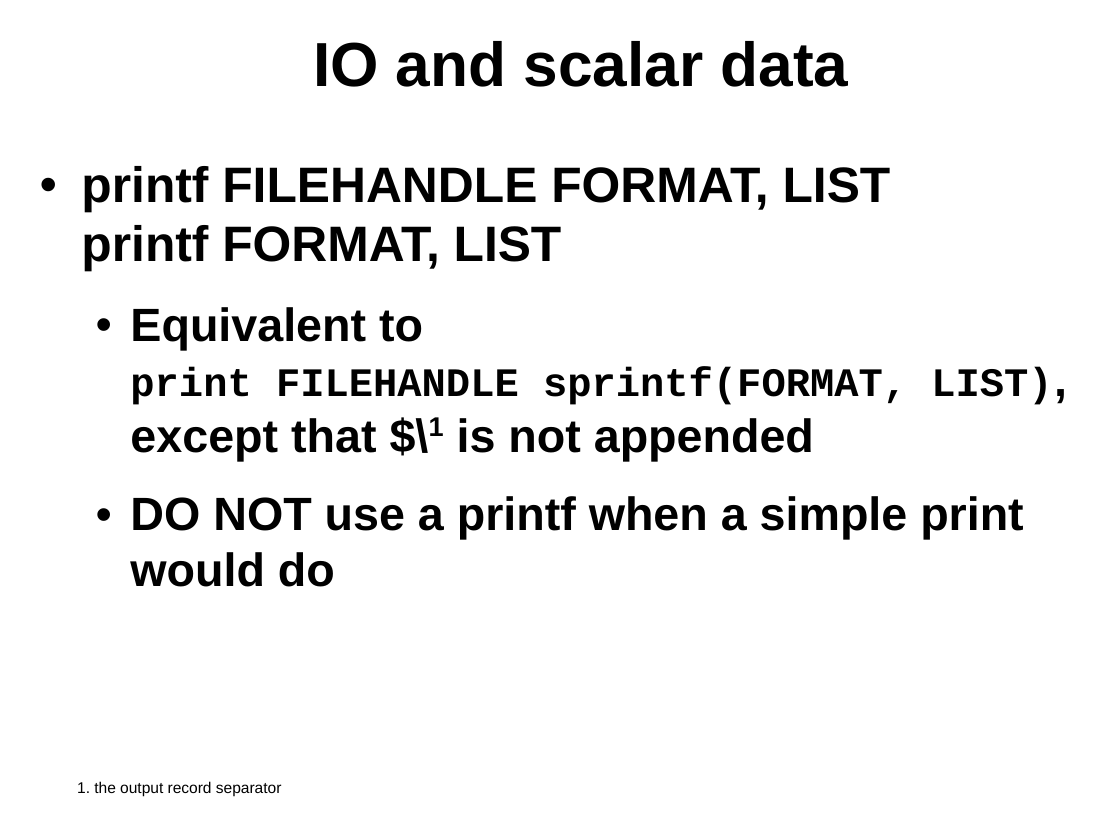
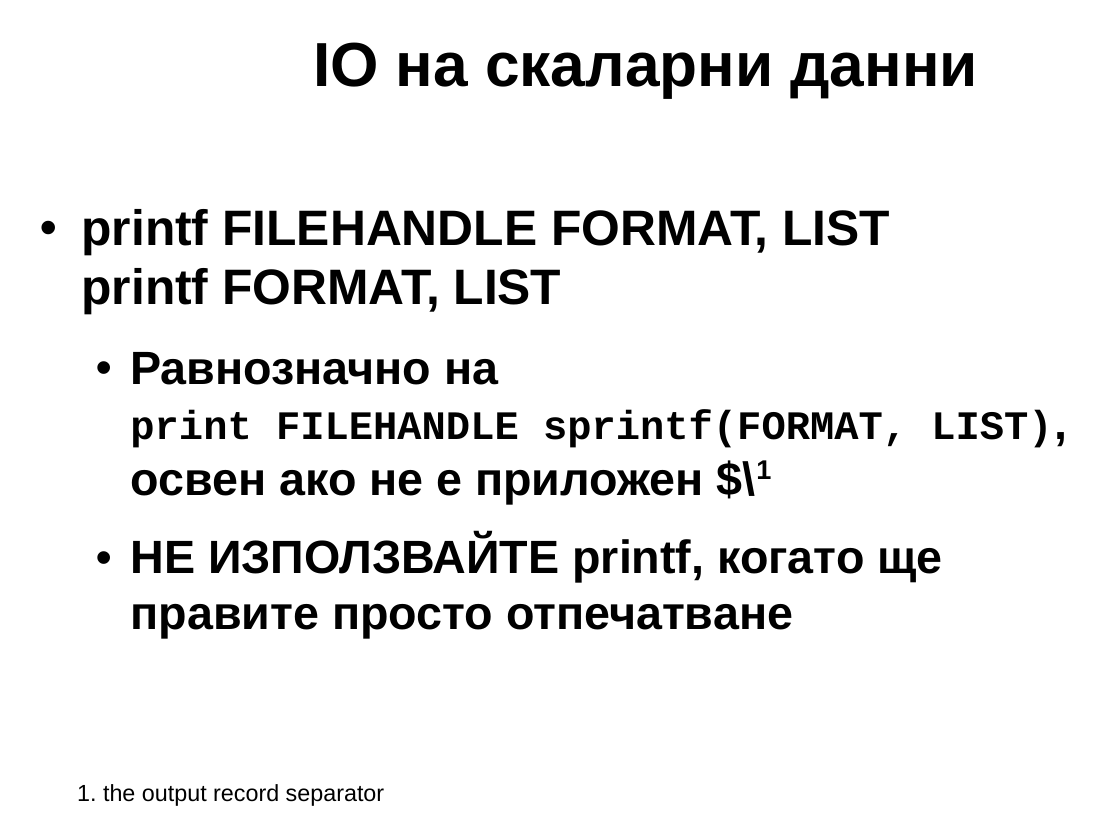
Before and after one commit to kberov/PerlProgrammingCourse, a slide deck: slide 9 of 06_io_bg.odp. Drawn at 1120x840 pixels with LibreOffice and Linux fonts; fonts in the diff are those of the drawing; background and template pictures are left out. Boxes give left, top, right and bottom in pixels: in the first picture for what was removed or moved away, otherwise in the second. Text is boxed around its words. In the diff, an @@ line names an element or a change of style, - is before the commit and + after.

```diff
--- a/06_io_bg.odp
+++ b/06_io_bg.odp
@@ title at bbox=[313, 42, 978, 97]: text changed @@
-IO and scalar data
+IO на скаларни данни
@@ text "printf FILEHANDLE FORMAT, LIST printf ...": place and size @@
-text "printf FILEHANDLE FORMAT, LIST printf ..." at bbox=[81, 166, 1052, 587]
+text "printf FILEHANDLE FORMAT, LIST printf ..." at bbox=[81, 209, 1052, 638]
@@ text at bbox=[130, 352, 1052, 638]: text changed @@
-  • Equivalent to
-    print FILEHANDLE sprintf(FORMAT, LIST),
-    except that $\1 is not appended
-  • DO NOT use a printf when a simple print would do
+  • Равнозначно на
+    print FILEHANDLE sprintf(FORMAT, LIST),
+    освен ако не е приложен $\1
+  • НЕ ИЗПОЛЗВАЙТЕ printf, когато ще правите просто отпечатване
@@ text "1. the output record separator" at bbox=[77, 784, 384, 806]: size 10 to 15 pt @@
```
Also in this commit, not shown: 25 other slides changed, 17 slides added, 17 slides removed, 2 other files.
